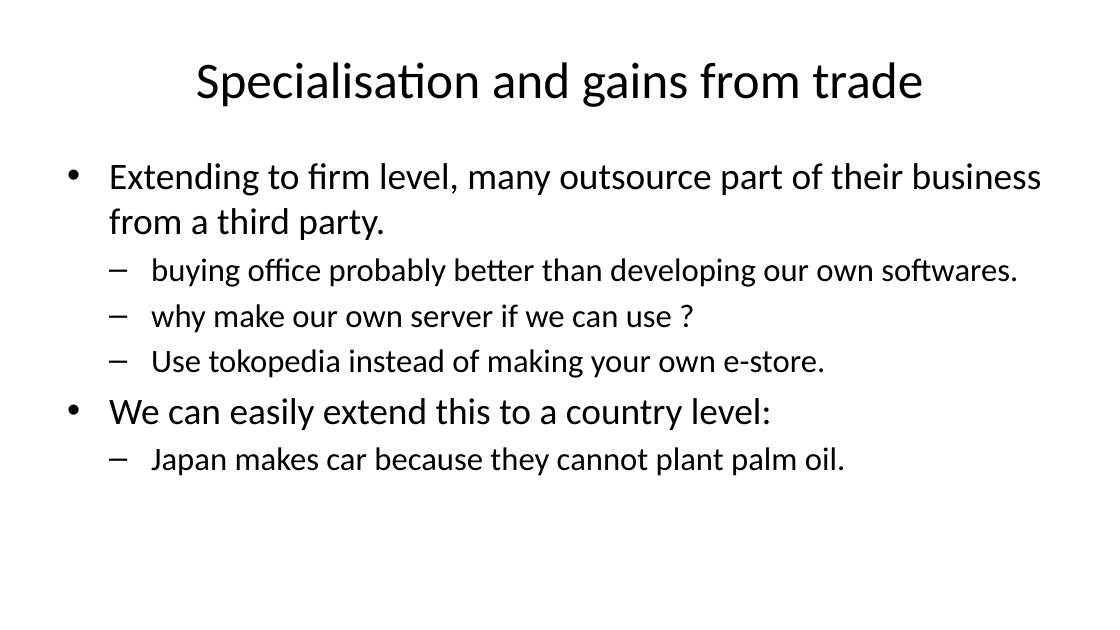
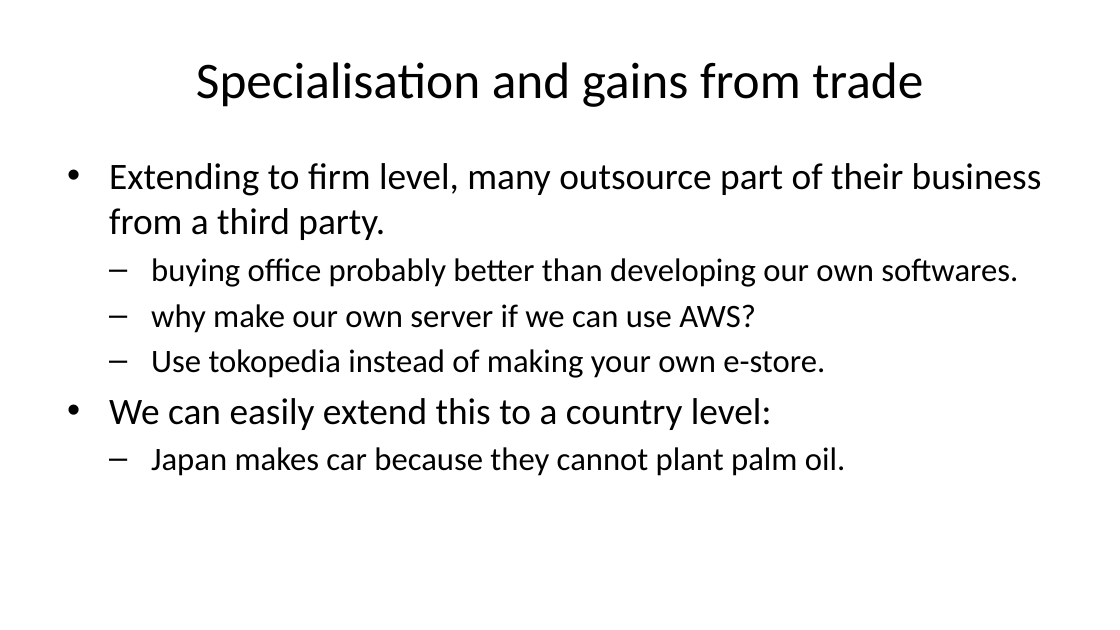
Before and after one commit to imedkrisna/krisna, a slide deck: slide 24 of static/ekon/week1/index.pptx. Drawn at 1120x630 pixels with LibreOffice and Linux fonts; fonts in the diff are those of the drawing. Boxes give left, top, right and bottom in pixels: in the first picture for what was removed or moved away, otherwise in the second. Text is boxed around its words. In the diff, an @@ line names an element or a change of style, - is before the commit and + after.

```diff
--- a/static/ekon/week1/index.pptx
+++ b/static/ekon/week1/index.pptx
@@ text at (151, 304, 756, 333): text changed @@
-  – why make our own server if we can use ?
+  – why make our own server if we can use AWS?
```
Also in this commit, not shown: 1 other slide changed, 2 other files.
